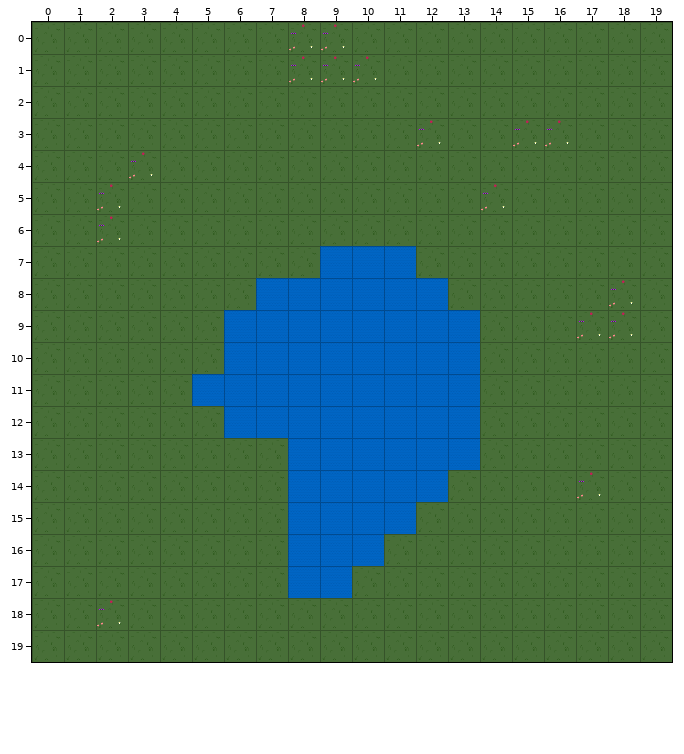
Tiled map, stored at maps/testmap2.tmx. The picture above was drawn from the file before the commit.
Cells are 48x48 px. Shown: x 0..19, y 0..19.
Once edited:
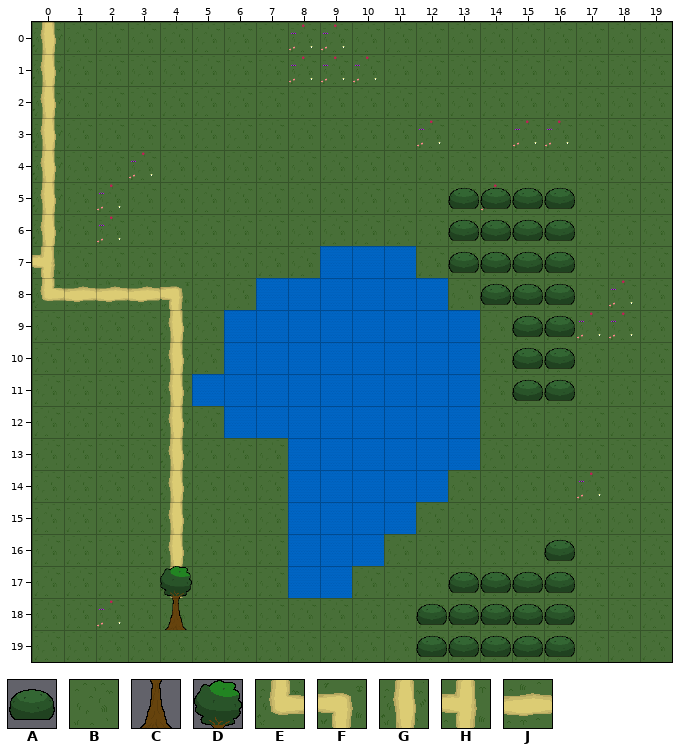
Key: from "global_map_tileset": A 0 "MAP_bush", B 1 "MAP_grass_1", C 6 "MAP_tree_bottom", D 7 "MAP_tree_top", E 19 "MAP_grass_road_curve_1", F 21 "MAP_grass_road_curve_3", G 23 "MAP_grass_road_straight", H 27 "MAP_grass_road_T_4", J 29 "MAP_grass_road_straight_".
_ is an empty cell.
Tiles of an added or newly shown layer are drawn over the layers below it.
Edits made:
Layer "Warstwa Kafelków 1":
y 0..6: x 0 B -> G
y 7: x 0 B -> H
y 8: x 0..4 BBBBB -> EJJJF
y 9..17: x 4 B -> G
Layer "Warstwa Kafelków 2" (added):
y 5..7: x 13..16 ____ -> AAAA
y 8: x 14..16 ___ -> AAA
y 9..11: x 15..16 __ -> AA
y 16: x 16 _ -> A
y 17: x 4 _ -> D; x 13..16 ____ -> AAAA
y 18: x 4 _ -> C; x 12..16 _____ -> AAAAA
y 19: x 12..16 _____ -> AAAAA
Pixel boxes of the changes (left, top, right, bottom) in both pictures:
changed: (32, 22, 192, 630)
added: (448, 188, 575, 401)
added: (416, 540, 575, 657)
